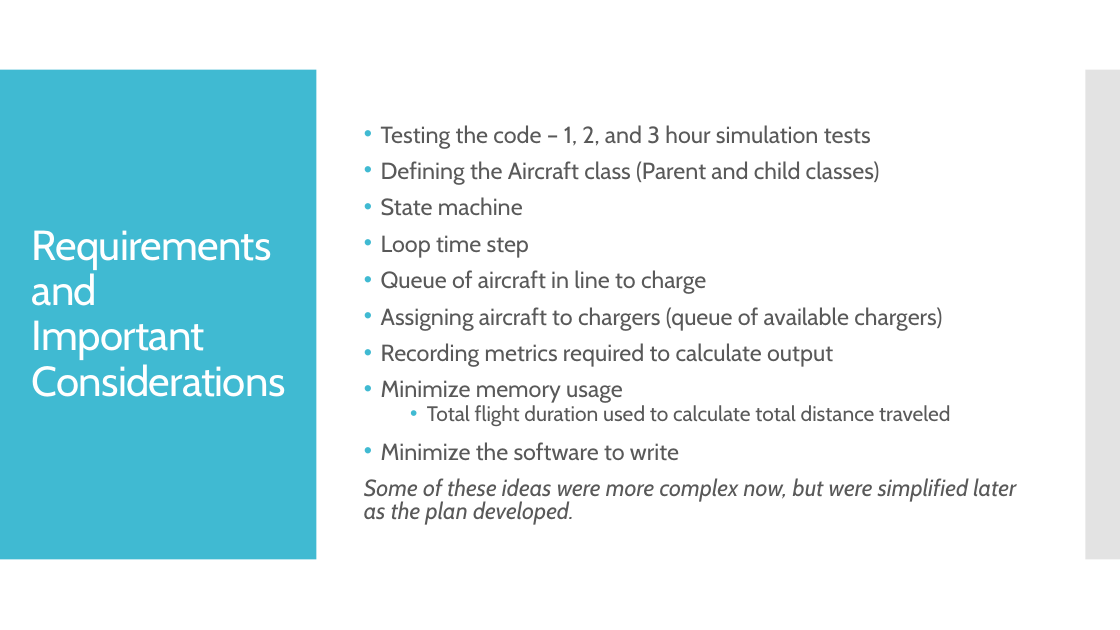
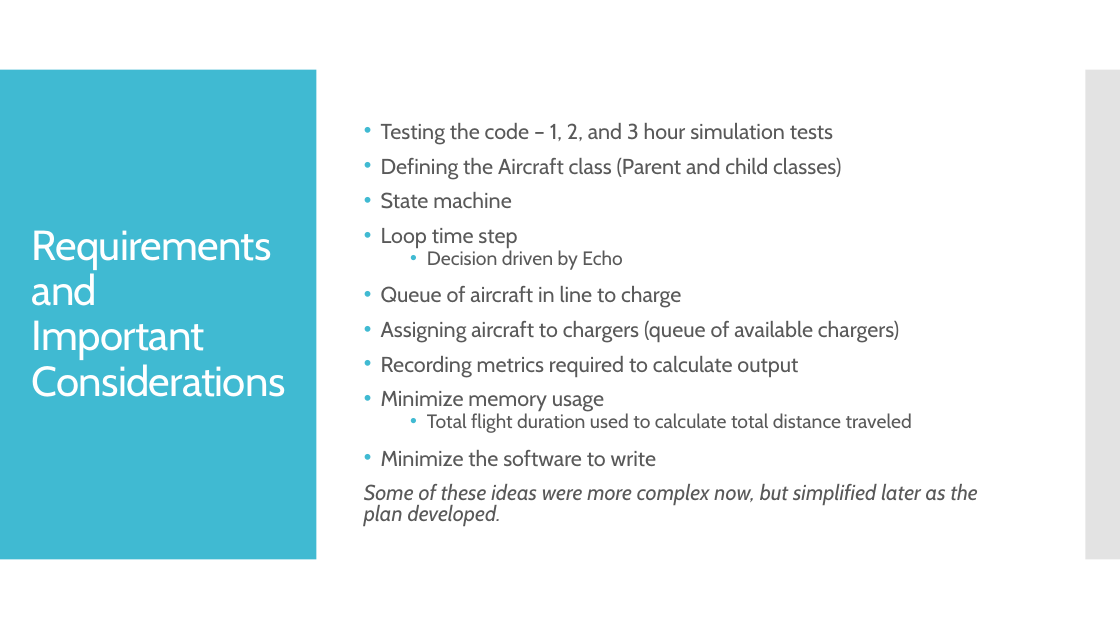
Before and after one commit to kjnorth/JobyEVtolSim, a slide deck: slide 3 of notes/joby_evtol_presentation.pptx. Drawn at 1120x630 pixels with LibreOffice and Linux fonts; fonts in the diff are those of the drawing. Boxes give left, top, right and bottom in pixels: in the first picture for what was removed or moved away, otherwise in the second. Text is boxed around its words. In the diff, an @@ line names an element or a change of style, - is before the commit and + after.

```diff
--- a/notes/joby_evtol_presentation.pptx
+++ b/notes/joby_evtol_presentation.pptx
@@ text at [381,123,912,466]: size 20 to 18.5 pt in "Testing the code – 1, 2, and ...", "Defining the Aircraft class (Parent and child ...", "State machine", "Loop time step" and 5 more places; size 18 to 16.6 pt in "Total flight duration used to calculate total ..." @@
@@ text at [427,250,623,270]: paragraph added @@
+  • Decision driven by Echo
@@ text at [364,484,978,526]: text changed; size 20 to 18.5 pt @@
-Some of these ideas were more complex now, but were simplified later as the plan developed.
+Some of these ideas were more complex now, but simplified later as the plan developed.
```
Also in this commit, not shown: 2 other slides changed, 3 slides added, 3 slides removed.
